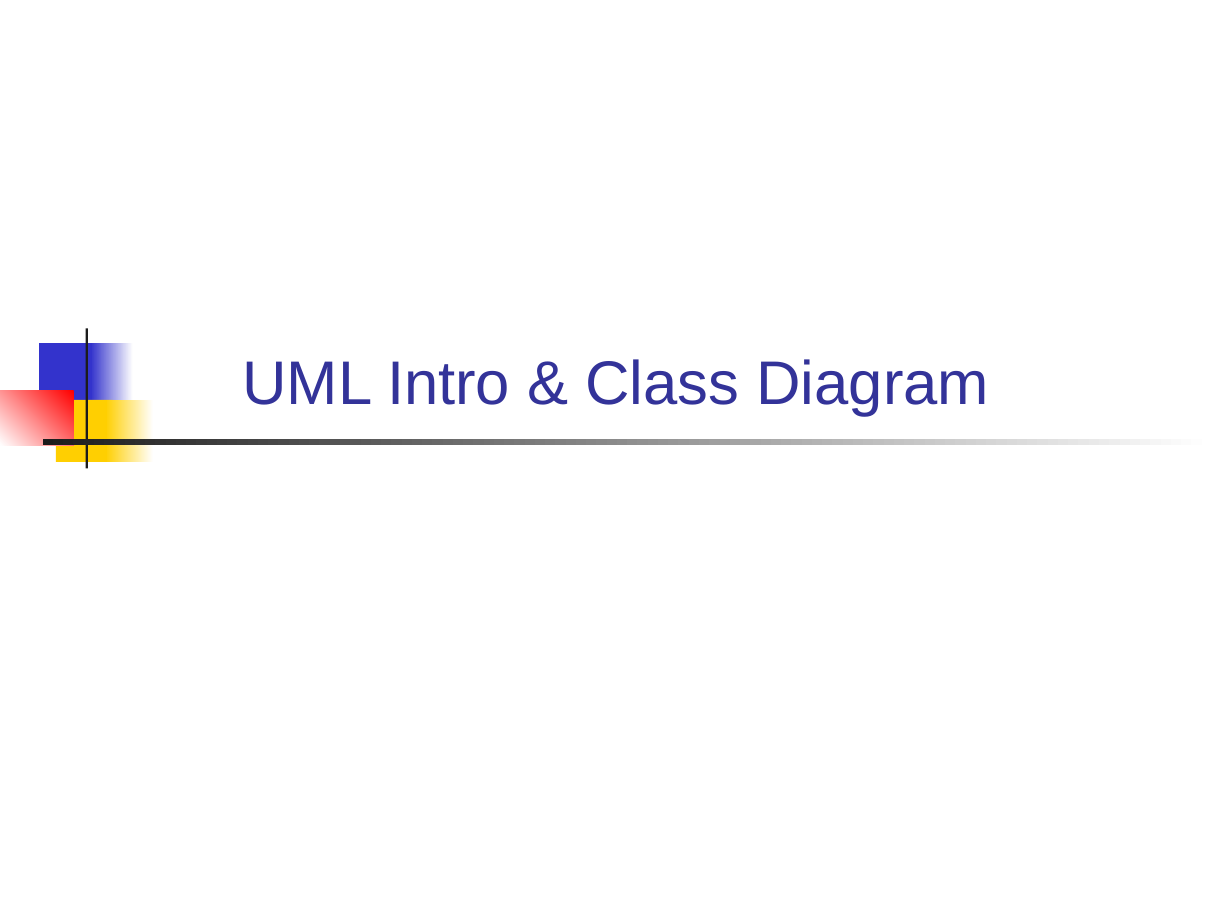
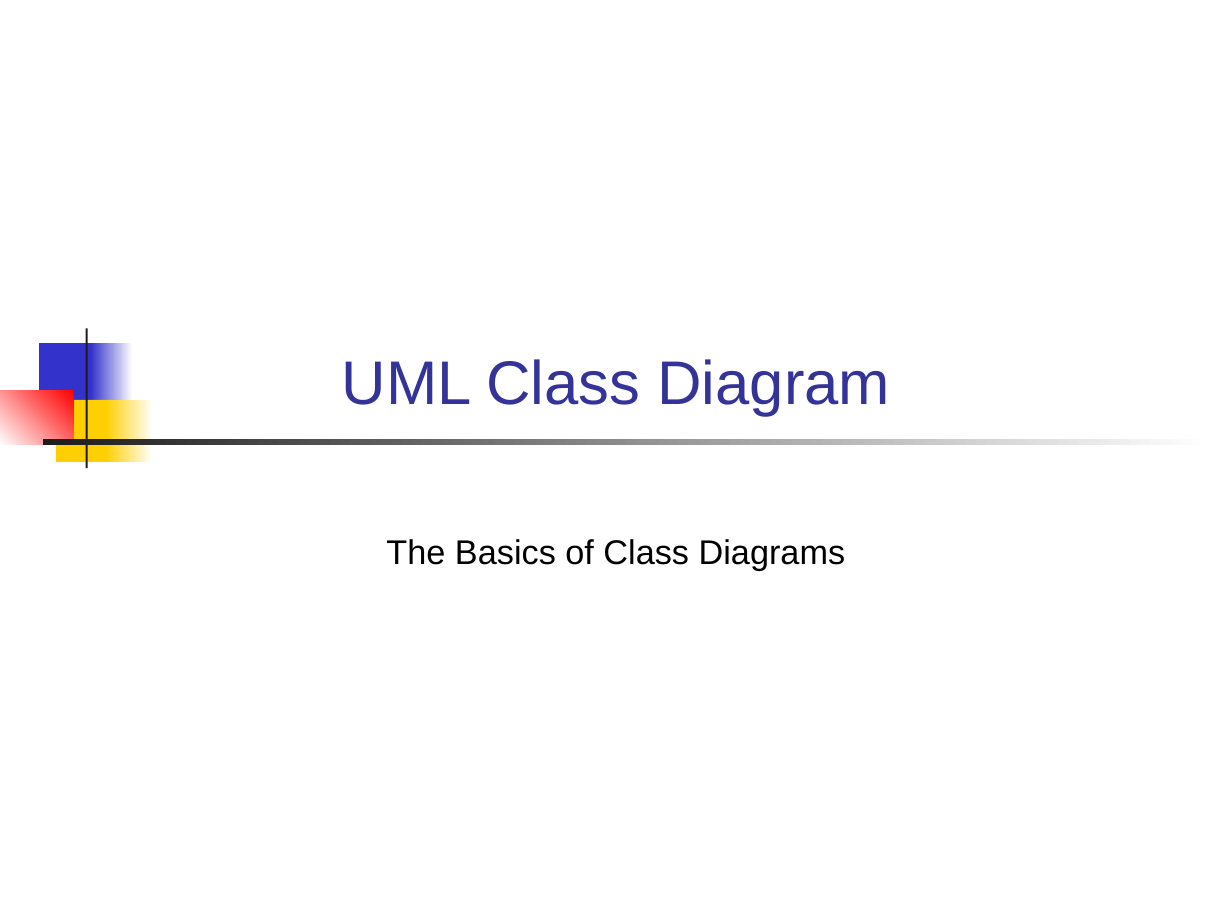
Before and after one commit to skeoop/skeoop.github.io, a slide deck: slide 1 of week2/4-UML-Class-Diagram.ppt. Drawn at 1232x924 pixels with LibreOffice and Linux fonts; fonts in the diff are those of the drawing. Boxes give left, top, right and bottom in pixels: in the first picture for what was removed or moved away, otherwise in the second. Text is boxed around its words. In the diff, an @@ line names an element or a change of style, - is before the commit and + after.

```diff
--- a/week2/4-UML-Class-Diagram.ppt
+++ b/week2/4-UML-Class-Diagram.ppt
@@ title at (x1=342, y1=359, x2=890, y2=415): text changed @@
-UML Intro & Class Diagram
+UML Class Diagram
@@ subtitle added at (x1=386, y1=539, x2=846, y2=570), 20 pt, text #000000 @@
+The Basics of Class Diagrams
```
Also in this commit, not shown: 7 other slides changed, 11 other files.
